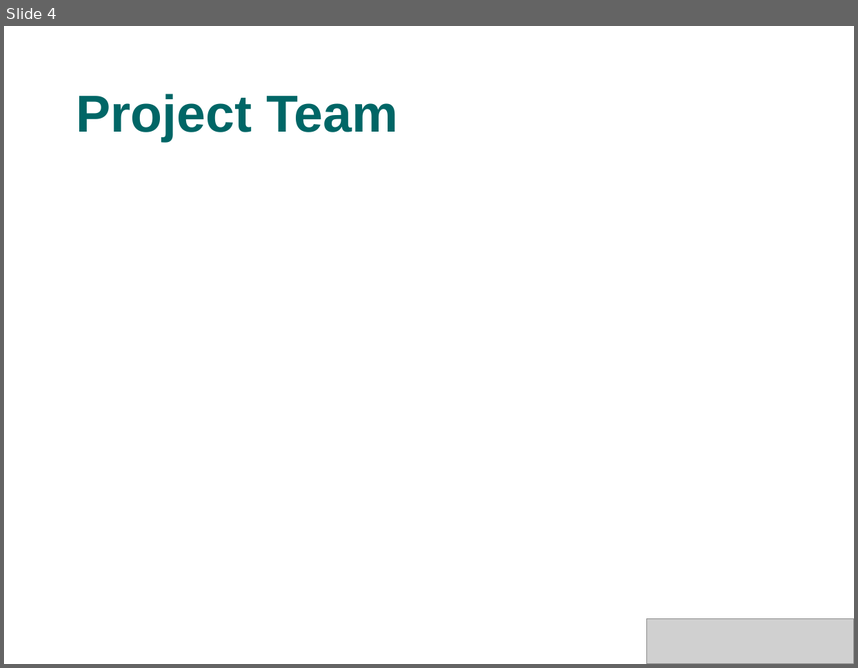
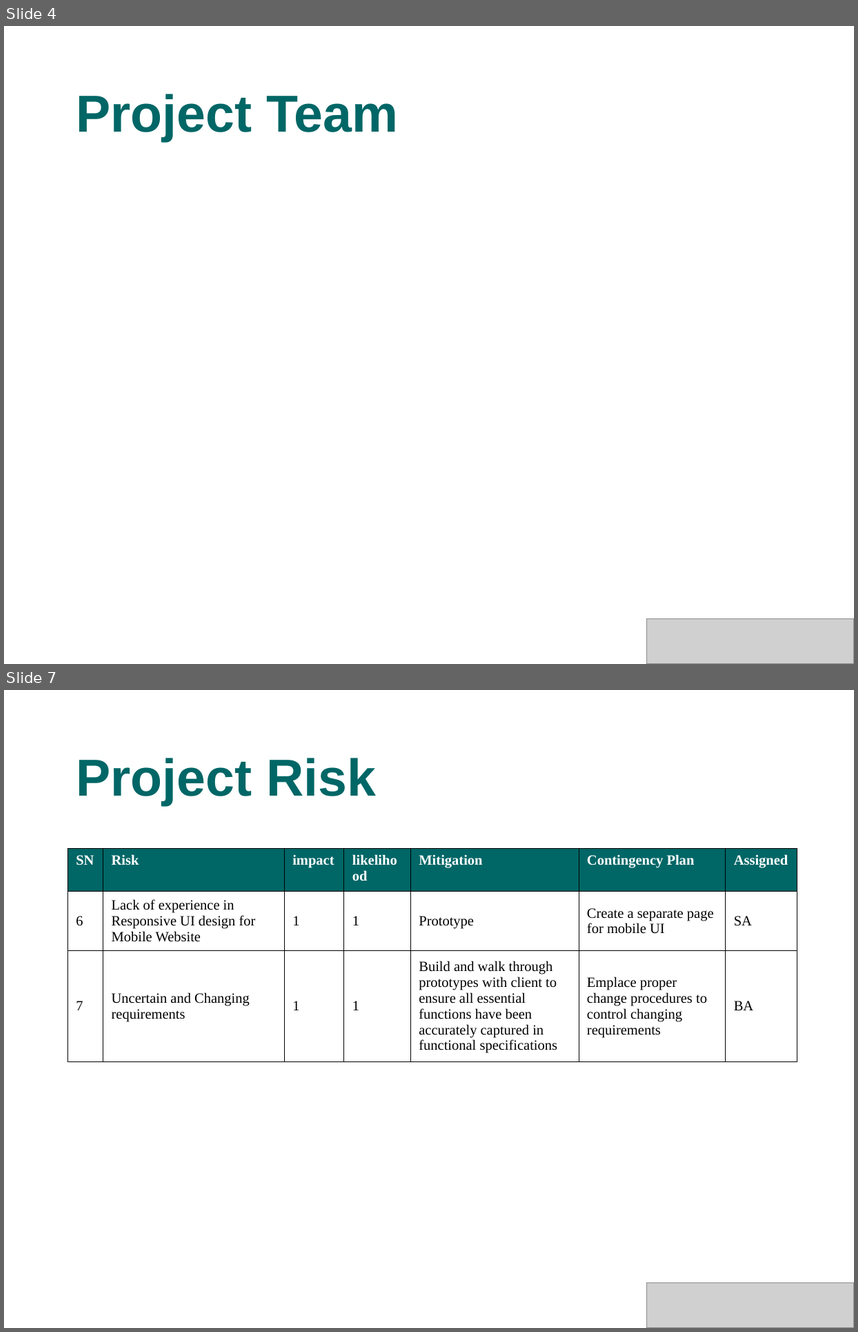
Before and after one commit to s4kshya/leezdr-repository, a slide deck: Exam Paper/MTECH_PROJ/Presentation/phase1.ppt. Shown one above the other, each under a label of ours: slide 4 before the commit, slides 4 and 7 after it; the slides between them are not shown. The pictures are 858x668 and 858x1332 pixels, drawn with LibreOffice and Linux fonts; fonts in the diff are those of the drawing; grey boxes stand for pictures; background and template pictures are left out. Boxes give left, top, right and bottom in pixels: in the first picture for what was removed or moved away, otherwise in the second. Text is boxed around its words. In the diff, an @@ line names an element or a change of style, - is before the commit and + after.

```diff
--- a/Exam Paper/MTECH_PROJ/Presentation/phase1.ppt
+++ b/Exam Paper/MTECH_PROJ/Presentation/phase1.ppt
@@ slide 7 added at bbox=[4, 690, 854, 1328], background picture (left out) @@
@@ title added at bbox=[76, 758, 376, 805], 44 pt, text #006666, bold @@
+Project Risk
@@ table added at bbox=[67, 848, 797, 1060], 3 rows, 7 columns @@
+SN | Risk | impact | likelihood | Mitigation | Contingency Plan | Assigned
+6 | Lack of experience in Responsive UI design for Mobile Website | 1 | 1 | Prototype | Create a separate page for mobile UI | SA
+7 | Uncertain and Changing requirements | 1 | 1 | Build and walk through prototypes with client to ensure all essential functions have been accurately captured in functional specifications | Emplace proper change procedures to control changing requirements | BA
@@ picture added at bbox=[646, 1283, 854, 1328] @@
```
Also in this commit, not shown: 3 slides changed, 6 other slides added, 2 other files.
